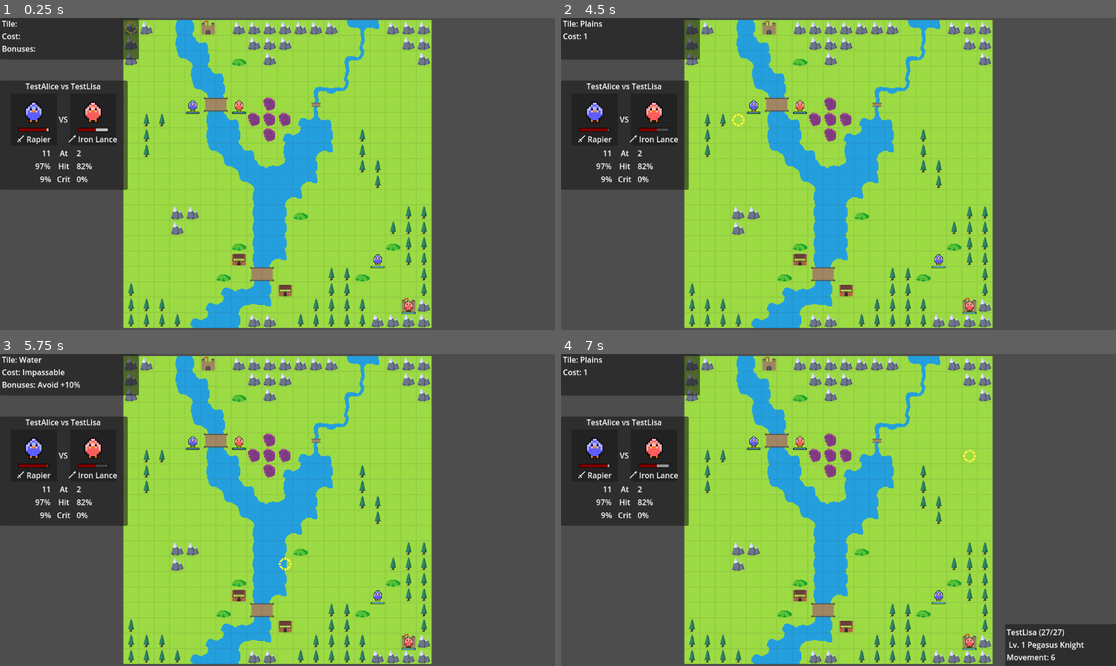
Above: before the commit, frames 1-4 (two rows, left to right).
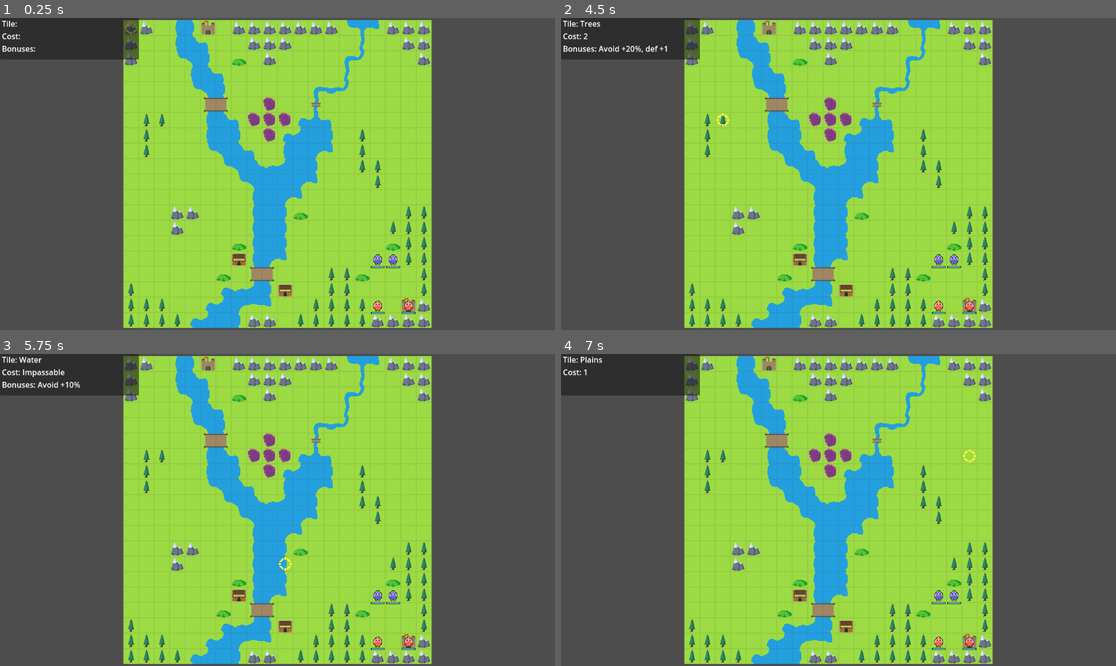
Above: after the commit, the same moments.

Repository: Kibibibit/chickenwarrior
Game: Godot game, scene res://src/scenes/main/main.tscn
Same seed, same stepped clock (60 frames per second), same inputs: the game is played once before the commit and once after it.
Inputs (mouse positions are in pixels of both pictures, inside the frame that each line leads up to):
- Up to frame 1 (0.25 s): no input
- Up to frame 2 (4.5 s): tap Enter (ui_accept) at 0.5, 0.77, 1.25, 1.52, 2, 2.75, 3.02, 3.5, 3.77, 4.25 s; move the mouse to (960, 158) at 0.52 s; hold Right (ui_right) 0.53-1.28 s; click (960, 158) at 0.67 s; move the mouse to (727, 189) at 1.27 s; hold Down (ui_down) 1.28-2.03 s; move the mouse to (894, 105) at 2.02 s; hold Right (ui_right) 2.03-2.78 s; move the mouse to (810, 236) at 2.77 s; hold Up (ui_up) 2.78-3.53 s; click (810, 236) at 2.92 s; move the mouse to (1005, 220) at 3.52 s; hold Left (ui_left) from 3.53 s (still down); move the mouse to (672, 127) at 4.27 s
- Up to frame 3 (5.75 s): tap Enter (ui_accept) at 4.52 s; move the mouse to (305, 510) at 5.02 s; release Left (ui_left) at 5.03 s; hold Down (ui_down) from 5.03 s (still down); click (305, 510) at 5.17 s
- Up to frame 4 (7 s): move the mouse to (755, 432) at 5.77 s; release Down (ui_down) at 5.78 s; hold Right (ui_right) 5.78-6.53 s; tap Enter (ui_accept) at 6.02, 6.77 s; move the mouse to (960, 494) at 6.52 s; hold Up (ui_up) from 6.53 s (still down)

The runs differ from the first frame. In frame 1, 8.1% of the frame differs, in the area x 0-73%, y 20-95%; in frame 2, 8.5%; in frame 3, 8.1%; in frame 4, 11%, in the area x 0-100%, y 20-100%.

Commit message:
Attack ui is all working now

Diff:
--- a/resources/items/weapons/iron_axe.tres
+++ b/resources/items/weapons/iron_axe.tres
@@ -14,6 +14,7 @@
 weight = 7
 min_rank = 0
 attack_count = 1
+type_bonuses = 0
 min_range = 1
 max_range = 1
 name = "Iron Axe"
--- a/resources/items/weapons/iron_sword.tres
+++ b/resources/items/weapons/iron_sword.tres
@@ -11,9 +11,10 @@
 might = 5
 hit_chance = 90
 crit_chance = 0
-weight = 20
+weight = 5
 min_rank = 0
 attack_count = 1
+type_bonuses = 0
 min_range = 1
 max_range = 1
 name = "Iron Sword"
--- a/src/prefabs/battle_prefabs/unit/unit.gd
+++ b/src/prefabs/battle_prefabs/unit/unit.gd
@@ -84,6 +84,9 @@
 
 func path_to(path: Array[Vector2i]) -> void:
 	_path = path.duplicate()
+
+func equip_weapon(weapon: Weapon) -> void:
+	character.equip_weapon(weapon)
 
 func get_valid_actions(new_tile: Vector2i, attack_tiles: Array[Vector2i], unit_positions: Dictionary) -> Array[int]:
 	var out: Array[int] = []
@@ -205,18 +208,6 @@
 	return hit_count
 
 func get_predicted_damage(enemy: Unit) -> int:
-	var weapon: Weapon = get_equipped_weapon()
-	var weapon_name: String = "Unarmed"
-	var has_type_advantage: bool = false
-	if (weapon != null):
-		weapon_name = weapon.name
-		has_type_advantage = weapon.has_type_bonus(enemy.get_unit_type())
-	print("Using ", weapon_name)
-	if (has_type_advantage):
-		print("Type advantage! Damage times 3")
-	print(get_damage_per_attack(enemy), " dmg x",get_attack_count(enemy))
-	print(get_hit_chance(enemy),"% to hit")
-	print(get_crit_chance(enemy), "% to crit")
 	return get_attack_count(enemy)*get_damage_per_attack(enemy)
 
 
--- a/src/prefabs/maps/test_map/test_map.tscn
+++ b/src/prefabs/maps/test_map/test_map.tscn
@@ -46,14 +46,14 @@
 z_index = 10
 
 [node name="TestSteve" parent="Units" instance=ExtResource("2_je2jo")]
-material = SubResource("ShaderMaterial_m21eb")
-position = Vector2(128, 160)
+material = SubResource("ShaderMaterial_fb8ua")
+position = Vector2(544, 480)
 character = ExtResource("3_a0t6i")
-tile = Vector2i(4, 5)
+tile = Vector2i(17, 15)
 hp = 28
 
 [node name="TestBob" parent="Units" instance=ExtResource("2_je2jo")]
-material = SubResource("ShaderMaterial_lhkge")
+material = SubResource("ShaderMaterial_ca3y4")
 position = Vector2(576, 576)
 character = ExtResource("7_x2vwp")
 team = 1
@@ -61,16 +61,16 @@
 hp = 27
 
 [node name="TestAlice" parent="Units" instance=ExtResource("2_je2jo")]
-material = SubResource("ShaderMaterial_cwdme")
+material = SubResource("ShaderMaterial_fl3iw")
 position = Vector2(512, 480)
 character = ExtResource("9_h38tm")
 tile = Vector2i(16, 15)
 hp = 28
 
 [node name="TestLisa" parent="Units" instance=ExtResource("2_je2jo")]
-material = SubResource("ShaderMaterial_m8vyk")
-position = Vector2(224, 160)
+material = SubResource("ShaderMaterial_robut")
+position = Vector2(512, 576)
 character = ExtResource("10_cg0gy")
 team = 1
-tile = Vector2i(7, 5)
+tile = Vector2i(16, 18)
 hp = 27
--- a/src/prefabs/ui/battle_ui/action_list/action_list.gd
+++ b/src/prefabs/ui/battle_ui/action_list/action_list.gd
@@ -32,6 +32,8 @@
 	visible = true
 	var action: int = await action_selected
 	visible = false
+
+	await get_tree().physics_frame
 	_clear_actions()
 	return action
 
--- a/src/prefabs/ui/battle_ui/attack_panel/attack_panel.gd
+++ b/src/prefabs/ui/battle_ui/attack_panel/attack_panel.gd
@@ -9,11 +9,33 @@
 
 func show_attack(player_unit: Unit, enemy_unit: Unit) -> void:
 
-	stats_panel.show_units(player_unit, enemy_unit)
-	var enemy_lost_health: int = player_unit.get_predicted_damage(enemy_unit)
-	var player_lost_health: int = enemy_unit.get_predicted_damage(player_unit)
+
+
+	var distance: float = (abs(player_unit.position.x - enemy_unit.position.x) + abs(player_unit.position.y - enemy_unit.position.y)) / float(Map.TILE_SIZE)
+	var player_weapon: Weapon = player_unit.get_equipped_weapon()
+	var enemy_weapon: Weapon = enemy_unit.get_equipped_weapon()
+	var player_min_range: int = 1
+	var enemy_min_range: int = 1
+	var player_max_range: int = 1
+	var enemy_max_range: int = 1
+	if (player_weapon != null):
+		player_min_range = player_weapon.min_range
+		player_max_range = player_weapon.max_range
+	if (enemy_weapon != null):
+		enemy_min_range = enemy_weapon.min_range
+		enemy_max_range = enemy_weapon.max_range
+
+
+
+	var player_in_range: bool = player_min_range <= distance and distance <= player_max_range
+	var enemy_in_range: bool = enemy_min_range <= distance and distance <= enemy_max_range
+
+
+	var enemy_lost_health: int = 0 if not player_in_range else player_unit.get_predicted_damage(enemy_unit)
+	var player_lost_health: int = 0 if not enemy_in_range else enemy_unit.get_predicted_damage(player_unit)
 	player_unit_display.show_unit(player_unit, player_lost_health)
 	enemy_unit_display.show_unit(enemy_unit, enemy_lost_health)
+	stats_panel.show_units(player_unit, enemy_unit, player_in_range, enemy_in_range)
 
 	title.text = "%s vs %s" % [player_unit.character.name, enemy_unit.character.name]
 	visible = true
--- a/src/prefabs/ui/battle_ui/attack_panel/attack_stats_panel.gd
+++ b/src/prefabs/ui/battle_ui/attack_panel/attack_stats_panel.gd
@@ -12,30 +12,49 @@
 
 
 
-func show_units(player_unit: Unit, enemy_unit: Unit) -> void:
+func show_units(player_unit: Unit, enemy_unit: Unit, player_in_range: bool, enemy_in_range: bool) -> void:
 
-	var player_damage: int = player_unit.get_damage_per_attack(enemy_unit)
-	var enemy_damage: int = enemy_unit.get_damage_per_attack(player_unit)
-	var player_count: int = player_unit.get_attack_count(enemy_unit)
-	var enemy_count: int = enemy_unit.get_attack_count(player_unit)
-	var player_hit: int = player_unit.get_hit_chance(enemy_unit)
-	var enemy_hit: int = enemy_unit.get_hit_chance(player_unit)
-	var player_crit: int = player_unit.get_crit_chance(enemy_unit)
-	var enemy_crit: int = enemy_unit.get_crit_chance(player_unit)
+	var player_damage: int = -1 if not player_in_range else player_unit.get_damage_per_attack(enemy_unit)
+	var enemy_damage: int = -1 if not enemy_in_range else enemy_unit.get_damage_per_attack(player_unit)
+	var player_count:int = 0 if not player_in_range else player_unit.get_attack_count(enemy_unit)
+	var enemy_count:int = 0 if not enemy_in_range else enemy_unit.get_attack_count(player_unit)
+	var player_hit:int = -1 if not player_in_range else player_unit.get_hit_chance(enemy_unit)
+	var enemy_hit:int = -1 if not enemy_in_range else enemy_unit.get_hit_chance(player_unit)
+	var player_crit:int = -1 if not player_in_range else player_unit.get_crit_chance(enemy_unit)
+	var enemy_crit:int = -1 if not enemy_in_range else enemy_unit.get_crit_chance(player_unit)
 
-	player_attack_label.text = "%s" % player_damage
+	if (player_damage >= 0):
+		player_attack_label.text = "%s" % player_damage
+	else:
+		player_attack_label.text = "-"
 	if (player_count > 1):
 		player_attack_label.text = "%s x%s" % [player_attack_label.text, player_count]
 
-	enemy_attack_label.text = "%s" % enemy_damage
+	if (enemy_damage >= 0):
+		enemy_attack_label.text = "%s" % enemy_damage
+	else:
+		enemy_attack_label.text = "-"
 	if (enemy_count > 1):
 		enemy_attack_label.text = "%s x%s" % [enemy_attack_label.text, enemy_count]
 
-	player_crit_label.text = "%s%%" % player_crit
-	enemy_crit_label.text = "%s%%" % enemy_crit
+	if (player_crit >= 0):
+		player_crit_label.text = "%s%%" % player_crit
+	else:
+		player_crit_label.text = "-"
+	if (enemy_crit >= 0):
+		enemy_crit_label.text = "%s%%" % enemy_crit
+	else:
+		enemy_crit_label.text = "-"
 
-	player_hit_label.text = "%s%%" % player_hit
-	enemy_hit_label.text = "%s%%" % enemy_hit
+	if (player_hit >= 0):
+		player_hit_label.text = "%s%%" % player_hit
+	else:
+		player_hit_label.text = "-"
+
+	if (enemy_hit >= 0):
+		enemy_hit_label.text = "%s%%" % enemy_hit
+	else:
+		enemy_hit_label.text = "-"
 
 	visible = true
 
--- a/src/prefabs/ui/battle_ui/battle_ui.gd
+++ b/src/prefabs/ui/battle_ui/battle_ui.gd
@@ -30,7 +30,7 @@
 func show_weapon_list(unit: Unit) -> Weapon:
 	var item_list: UnitInventoryList = inventory_list_scene.instantiate()
 	canvas_layer.add_child(item_list)
-	var item: Item = await item_list.select_item(unit.character.inventory)
+	var item: Item = await item_list.select_item(unit, true, true)
 	var weapon: Weapon = null
 	if (item != null):
 		if (item is Weapon):
@@ -42,6 +42,9 @@
 
 func show_attack_panel(player_unit: Unit, enemy_unit: Unit) -> void:
 	attack_panel.show_attack(player_unit, enemy_unit)
+
+func hide_attack_panel() -> void:
+	attack_panel.hide_attack()
 
 func set_tile_type(tile_type: StringName) -> void:
 	if (tile_type == TileTypes.VOID):
--- a/src/prefabs/ui/unit_inventory_list/unit_inventory_list.gd
+++ b/src/prefabs/ui/unit_inventory_list/unit_inventory_list.gd
@@ -17,23 +17,29 @@
 
 func _clear_items() -> void:
 	for child in _vbox.get_children():
-		child.button_up.disconnect(_item_selected)
+		if (not child.disabled):
+			child.button_up.disconnect(_item_selected)
 		child.queue_free()
 		_vbox.remove_child(child)
 
-func select_item(inventory: Array[Item]) -> Item:
+func select_item(unit: Unit, can_use_only: bool = false, weapon_only: bool = false) -> Item:
 	var focused: bool = false
-	items = inventory
+	items = unit.character.inventory
 
 	await get_tree().physics_frame
 
 	for item in items:
-		_add_item(item, focused)
-		if (not focused):
-			focused = true
+		var can_use_item: bool = unit.character.can_use(item)
+		var is_weapon: bool = item is Weapon
+		if (not weapon_only or is_weapon):
+			_add_item(item, focused, not can_use_only or can_use_item)
+			if (not focused):
+				focused = true
 
 	visible = true
 	var item: Item = await item_selected
+
+	await get_tree().physics_frame
 	visible = false
 	_clear_items()
 	return item
@@ -41,11 +47,14 @@
 func _item_selected(action: Item) -> void:
 	item_selected.emit(action)
 
-func _add_item(item: Item, focused:bool) -> void:
+func _add_item(item: Item, focused:bool, allowed: bool = true) -> void:
 	var button: Button = Button.new()
 	button.text = item.name
 	button.icon = item.icon
-	button.button_up.connect(_item_selected.bind(item))
+	if (allowed):
+		button.button_up.connect(_item_selected.bind(item))
+	else:
+		button.disabled = true
 	button.action_mode = BaseButton.ACTION_MODE_BUTTON_RELEASE
 	_vbox.add_child(button)
 	if (not focused):
--- a/src/scenes/battle_scene/battle_scene.gd
+++ b/src/scenes/battle_scene/battle_scene.gd
@@ -51,20 +51,11 @@
 	tile_highlight.map = map
 	arrows.map = map
 
-
-	var player_unit: Unit
-	var enemy_unit: Unit
-
 	for unit in map.get_units():
 		units[unit.get_instance_id()] = unit
 		unit_positions[unit.tile] = unit.get_instance_id()
 		unit.current_tile_type = map.get_tile_type(unit.tile)
-		if (unit.team == Teams.PLAYER):
-			player_unit = unit
-		if (unit.team == Teams.ENEMY):
-			enemy_unit = unit
-
-	ui.show_attack_panel(player_unit, enemy_unit)
+
 
 
 func _unit_at(tile: Vector2i) -> Unit:
@@ -92,6 +83,8 @@
 			_cursor_moved_player_turn_state(tile)
 		STATE_PLAYER_UNIT_SELECTED:
 			_cursor_moved_player_unit_selected_state(tile)
+		STATE_PLAYER_ATTACK_SELECT:
+			_cursor_moved_player_attack_select(tile)
 		_:
 			return
 
@@ -134,22 +127,33 @@
 			print("Unrecognised action %s (%s)" % [action, Unit.get_action_label(action)])
 		cursor.can_move = true
 		unit.position = unit_start_pos*Map.TILE_SIZE
+		cursor.tile = unit.tile
+		arrows.clear_arrows()
 		unit.highlight()
 		battle_state = STATE_PLAYER_UNIT_SELECTED
 
 func _attack_action_selected(unit: Unit) -> void:
-	cursor_start_pos = cursor.tile
 	var weapon: Weapon = await ui.show_weapon_list(unit)
 	if (weapon == null):
 		_unit_move_finished(unit)
 		return
 	else:
+		unit.equip_weapon(weapon)
 		battle_state = STATE_PLAYER_ATTACK_SELECT
 		tile_highlight.clear_highlight()
 		attack_tiles = tile_highlight.get_attack_tiles_in_range(cursor.tile, weapon)
+		var filtered_tiles: Array[Vector2i] = attack_tiles.filter(_attack_unit_filter)
+		cursor_start_pos = cursor.tile
 		tile_highlight.highlight_tiles([], attack_tiles)
 		arrows.clear_arrows()
-		cursor.allowed_tiles = attack_tiles.duplicate()
+		cursor.allowed_tiles = filtered_tiles.duplicate()
+		cursor.tile = filtered_tiles[0]
+		_cursor_moved_player_attack_select(filtered_tiles[0])
+
+func _attack_unit_filter(tile: Vector2i) -> bool:
+	if (unit_positions.has(tile)):
+		return _unit_at(tile).team == Teams.ENEMY
+	return false
 
 func _move_unit(unit: Unit) -> void:
 	unit_positions.erase(unit.tile)
@@ -173,11 +177,6 @@
 	elif unit != null and action == Cursor.DESELECT:
 		# Display the stats menu
 		unit.character.print_stats()
-		for u in units.keys():
-			if (u != unit.get_instance_id()):
-				var other: Unit = units[u]
-				print(unit.character.name," vs ",other.character.name)
-				print(unit.get_predicted_damage(other), " damage\n")
 
 
 func _cursor_action_player_unit_selected_state(action: int) -> void:
@@ -222,7 +221,10 @@
 		battle_state = STATE_PLAYER_UNIT_MOVED
 		cursor.allowed_tiles = []
 		cursor.tile = cursor_start_pos
+		ui.hide_attack_panel()
 		_attack_action_selected(unit)
+	if (action == Cursor.SELECT):
+		print(_unit_at(cursor.tile))
 
 
 func _cursor_moved_player_turn_state(tile: Vector2i) -> void:
@@ -248,3 +250,8 @@
 			arrows.draw_path(unit.tile, tile, unit.get_unit_type(), passable_tiles)
 	elif (tile == unit.tile):
 		arrows.clear_arrows()
+
+func _cursor_moved_player_attack_select(tile: Vector2i) -> void:
+	var enemy: Unit = _unit_at(tile)
+	var unit = _selected_unit()
+	ui.show_attack_panel(unit, enemy)
--- a/src/scripts/resource_types/character.gd
+++ b/src/scripts/resource_types/character.gd
@@ -111,9 +111,21 @@
 			growth_rates[stat] = 0
 
 
+func equip_weapon(weapon: Weapon) -> void:
+	var index: int = 0
+	var found: bool = false
+	for item in inventory:
+		if (item.get_instance_id() == weapon.get_instance_id()):
+			found = true
+			break
+		index += 1
+	if (found):
+		inventory.remove_at(index)
+		inventory.push_front(weapon)
+
 func get_equipped_weapon() -> Weapon:
 	for item in inventory:
-		if (item is Weapon):
+		if (item is Weapon && can_use(item)):
 			return item as Weapon
 	return null
 
Not shown: 1 places in src/prefabs/maps/test_map/test_map.tscn that only renumber resources
